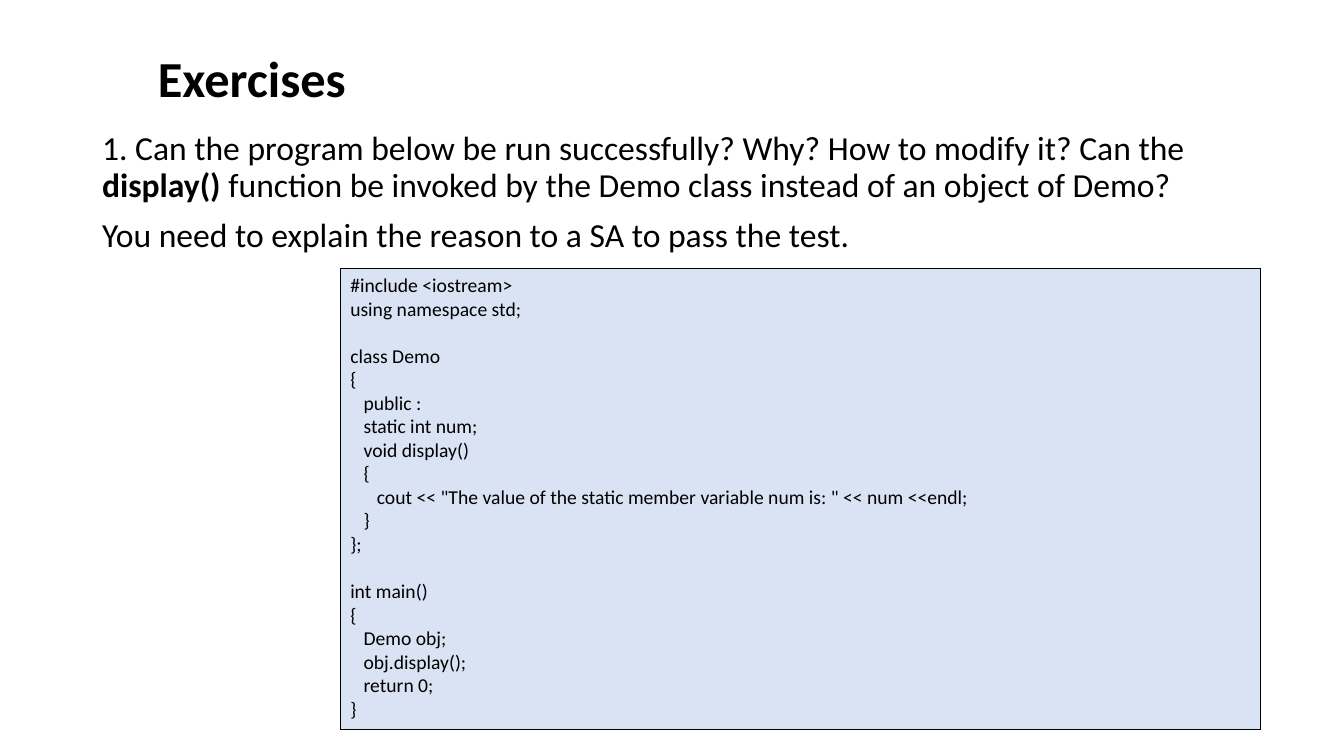
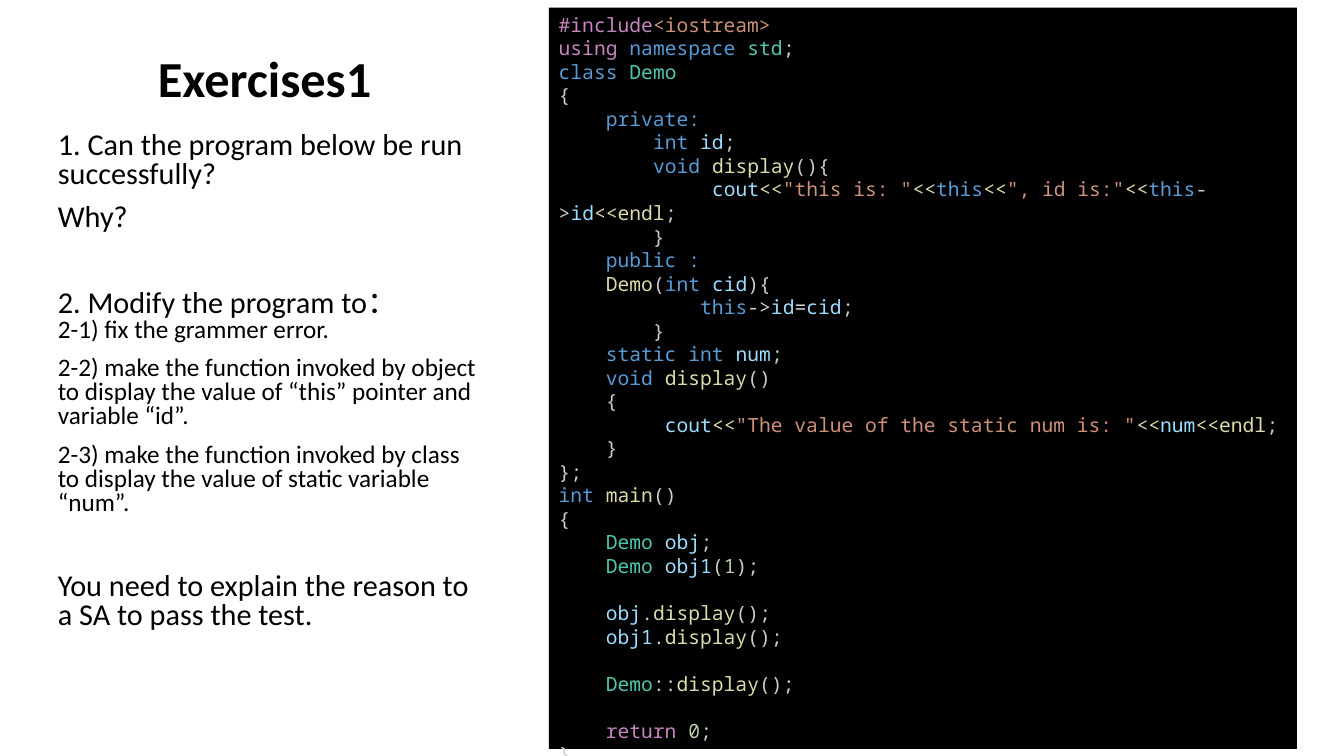
Before and after one commit to ShiqiYu/CPP, a slide deck: slide 20 of week09/Lab09.pptx (slide 17 before the commit). Drawn at 1344x756 pixels with LibreOffice and Linux fonts; fonts in the diff are those of the drawing; background and template pictures are left out. Boxes give left, top, right and bottom in pixels: in the first picture for what was removed or moved away, otherwise in the second. Text is boxed around its words. In the diff, an @@ line names an element or a change of style, - is before the commit and + after.

```diff
--- a/week09/Lab09.pptx
+++ b/week09/Lab09.pptx
@@ rectangle "#include<iostream>": place and size @@
-rectangle "#include<iostream>" at <box>341,268,1261,730</box>
+rectangle "#include<iostream>" at <box>548,8,1297,749</box>
@@ rectangle "#include<iostream>" at <box>548,8,1297,749</box>: fill #DAE3F3 to #000000; outline #000000 0.75 pt to none @@
@@ text in rectangle at <box>559,17,771,32</box>: text changed; font Calibri to Noto Sans Mono; text colour #000000 to #CE9178 @@
-#include <iostream>
+#include<iostream>
@@ text in rectangle at <box>559,40,794,741</box>: font Calibri to Noto Sans Mono in "using namespace std;", "class Demo", "{", "public :" and 11 more places; text colour #000000 to #C586C0 in "using", "return"; text colour #000000 to #569CD6 in "namespace", "class", "public :", "static int" and 2 more places; text colour #000000 to #4EC9B0 in "std;", "Demo", "Demo"; text colour #000000 to #CCCCCC in "std;", "{", "num;", "display()" and 9 more places; text colour #000000 to #9CDCFE in "num;", "obj;", "obj.display();"; text colour #000000 to #DCDCAA in "display()", "main()", "obj.display();"; text colour #000000 to #B5CEA8 in "0;" @@
@@ text at <box>158,61,371,98</box>: text changed @@
-Exercises
+Exercises1
@@ text in rectangle at <box>559,111,1207,223</box>: paragraphs added @@
+private:
+int id;
+void display(){
+cout<<"this is: "<<this<<", id is:"<<this->id<<endl;
+}
@@ text "1. Can the program below ...": place and size @@
-text "1. Can the program below ..." at <box>102,136,1185,253</box>
+text "1. Can the program below ..." at <box>58,134,475,630</box>
@@ text at <box>58,134,475,511</box>: text changed; size 24 to 18 pt @@
-1. Can the program below be run successfully? Why? How to modify it? Can the display() function be invoked by the Demo class instead of an object of Demo?
+1. Can the program below be run successfully?
+Why?
+2. Modify the program to：
+2-1) fix the grammer error.
+2-2) make the function invoked by object to display the value of “this” pointer and variable “id”.
+2-3) make the function invoked by class to display the value of static variable “num”.
@@ text in rectangle at <box>606,276,853,317</box>: paragraphs added @@
+Demo(int cid){
+this->id=cid;
+}
@@ text in rectangle at <box>665,417,1278,435</box>: text changed; font Calibri to Noto Sans Mono; text colour #000000 to #CE9178 @@
-cout << "The value of the static member variable num is: " << num <<endl;
+cout<<"The value of the static num is: "<<num<<endl;
@@ text in rectangle at <box>606,558,759,578</box>: paragraph added @@
+Demo obj1(1);
@@ text at <box>58,575,469,630</box>: size 24 to 21.6 pt in "You need to explain the reason to ..."; line spacing 0.9 to 0.8 @@
@@ text in rectangle at <box>606,629,795,696</box>: paragraphs added @@
+obj1.display();
+Demo::display();
```
Also in this commit, not shown: 11 other slides changed, 3 slides added, 3 other files.
